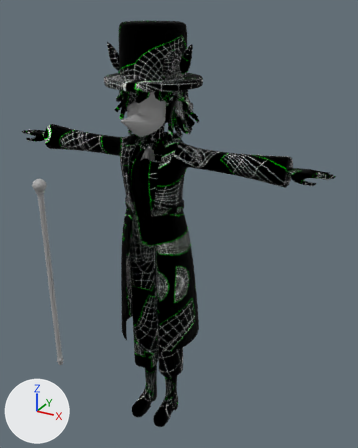
Before and after pictures for a commit that changed the FBX model Assets/Art/Character/Mad Hatter/Mad Hatter.fbx.
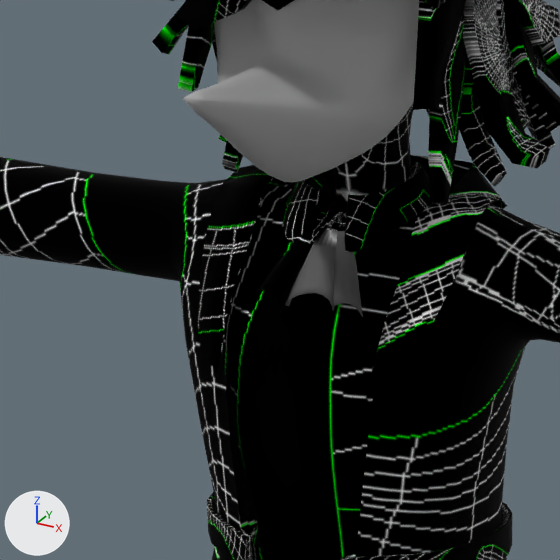
Each version appears first whole from a 50 mm camera at (1.57, -2.54, 2.85) aimed at (0.13, 0.08, 1.54), and next in a close-up on the part from 24% to 54% of the width and 23% to 47% of the height. Every picture has the same lights, and +X, +Y and +Z are marked at lower left. Where no turn or scale is listed for an object, it has been applied to the vertices. Vertices at the same position are counted once.

The first close-up shows 'Body', 'Mask', 'cloth', 'face', 'hair'.
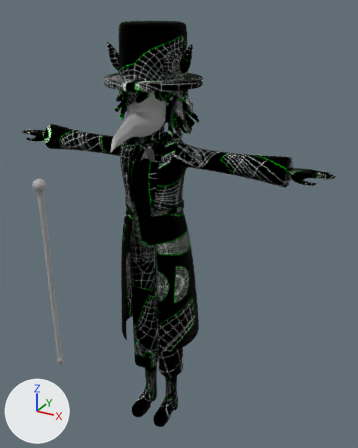
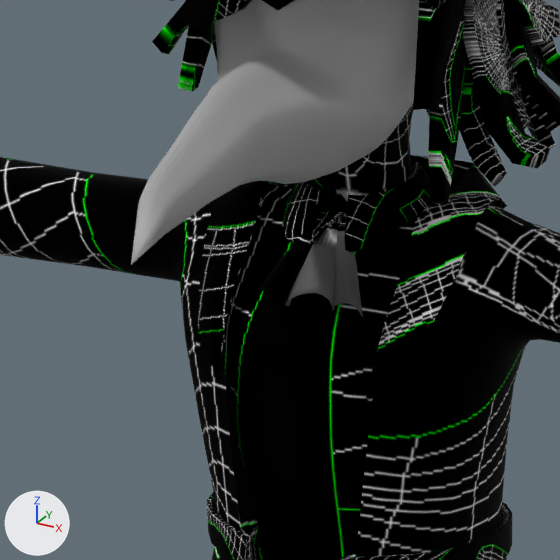
What differs and where, as boxes (x1, y1, x2, y2) in the close-ups (560 x 560 px; the box of a moved part takes in the faces that stretch with it):
'Mask', reshaped
    before: (183, 0, 419, 182)
    after: (131, 0, 419, 265)
part 1 of me_mesh_011, moved or reshaped
    before: (183, 60, 404, 182)
    after: (131, 60, 405, 265)

What the commit changed:
me_mesh_011 is used by ob_mask; location (0.0, 0.0, 0.0).
me_mesh_011 had 821 vertices, 794 faces and spanned x -0.146..0.146, y -0.335..-0.041, z 2.153..2.511.
me_mesh_011 now has 821 vertices, 794 faces and spans x -0.146..0.146, y -0.441..-0.041, z 2.132..2.511.
me_mesh_011 part 1: 354 of 821 vertices moved; they spanned x -0.097..0.097, y -0.335..-0.051, z 2.153..2.331 and now span x -0.097..0.097, y -0.441..-0.051, z 2.132..2.332; mean shift (0.0, -0.013, -0.016); largest move (0.0, -0.335, 2.285) -> (0.0, -0.441, 2.132).
